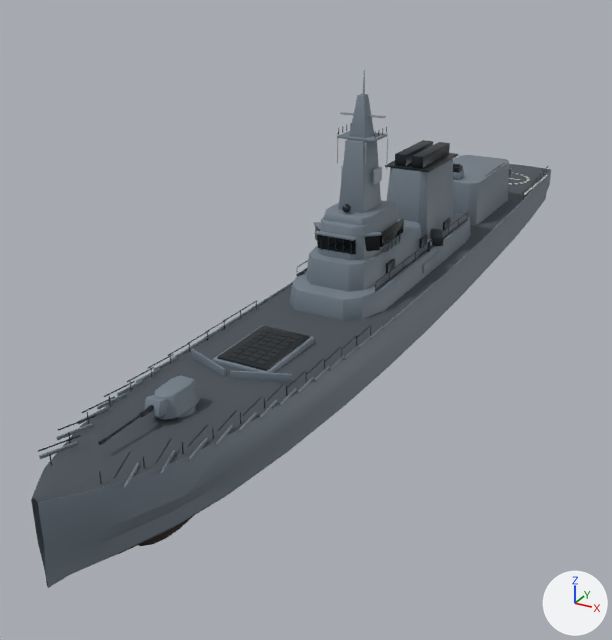
One commit to the glTF model src/assets/models/escort_hull.glb: the scene before it, then after it.
Rendered twice from a 50 mm lens placed at (39.3, -93.1, 41.9), pointed at (-6.5, -9.9, 0.3). The axes (+X, +Y, +Z) are drawn at lower right. The lights are the same throughout. The picture after the commit comes second. Where no turn or scale is listed for an object, it has been applied to the vertices.

Names of what the first picture shows: 'Bridge_Glass', 'Hull', 'SS_EH_HullMat', 'SS_EH_MetalMat', 'SS_EH_SuperMat', 'SS_EH_VLSMat' and 3 more.
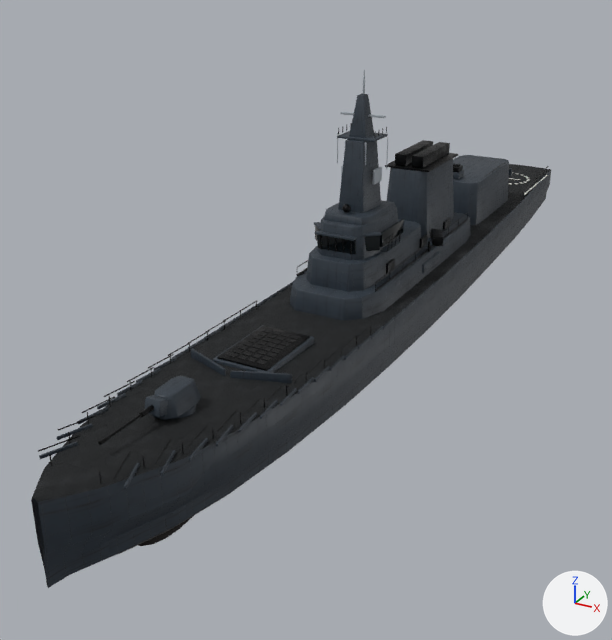
The change, as a list of edits to the scene's bpy script:
```text
Add img_eh_super_orm:
    img_eh_super_orm = load_image('EH_SUPER_orm', '_unpacked/EH_SUPER_orm', 256, 256, 'Non-Color')
Add img_eh_super_nrm:
    img_eh_super_nrm = load_image('EH_SUPER_nrm', '_unpacked/EH_SUPER_nrm', 512, 512, 'Non-Color')
Add img_eh_super_col:
    img_eh_super_col = load_image('EH_SUPER_col', '_unpacked/EH_SUPER_col', 512, 512, 'sRGB')
Add img_eh_nonskid_orm:
    img_eh_nonskid_orm = load_image('EH_NONSKID_orm', '_unpacked/EH_NONSKID_orm', 256, 256, 'Non-Color')
Add img_eh_nonskid_col:
    img_eh_nonskid_col = load_image('EH_NONSKID_col', '_unpacked/EH_NONSKID_col', 512, 512, 'sRGB')
Add img_eh_nonskid_nrm:
    img_eh_nonskid_nrm = load_image('EH_NONSKID_nrm', '_unpacked/EH_NONSKID_nrm', 512, 512, 'Non-Color')
Add img_eh_steel_col:
    img_eh_steel_col = load_image('EH_STEEL_col', '_unpacked/EH_STEEL_col', 512, 512, 'sRGB')
Add img_eh_steel_orm:
    img_eh_steel_orm = load_image('EH_STEEL_orm', '_unpacked/EH_STEEL_orm', 256, 256, 'Non-Color')
Add img_eh_steel_nrm:
    img_eh_steel_nrm = load_image('EH_STEEL_nrm', '_unpacked/EH_STEEL_nrm', 512, 512, 'Non-Color')
Change mat_eh_hullmat:
    remove # nodes: BsdfPrincipled, OutputMaterial
    remove # colours: greyish blue #6e7a85
    nodes: BsdfPrincipled, NormalMap, OutputMaterial, SeparateColor, TexImage x3
    uses the picture img_eh_steel_col
    uses the picture img_eh_steel_nrm
    uses the picture img_eh_steel_orm
Change mat_eh_deckmat:
    remove # nodes: BsdfPrincipled, OutputMaterial
    remove # colours: greyish blue #4a5259
    nodes: BsdfPrincipled, NormalMap, OutputMaterial, SeparateColor, TexImage x3
    uses the picture img_eh_nonskid_col
    uses the picture img_eh_nonskid_nrm
    uses the picture img_eh_nonskid_orm
Change mat_eh_supermat:
    remove # nodes: BsdfPrincipled, OutputMaterial
    remove # colours: greyish blue #74808b
    nodes: BsdfPrincipled, NormalMap, OutputMaterial, SeparateColor, TexImage x3
    uses the picture img_eh_super_col
    uses the picture img_eh_super_nrm
    uses the picture img_eh_super_orm
```

Pixel boxes [x1, y1, x2, y2] of what changed, in the pictures (612 x 640 px):
'Hull', surface changed (greyish blue to black)
    both: [31, 164, 551, 588]
'SS_EH_SuperMat', surface changed (darker)
    both: [145, 94, 512, 420]
'SS_EH_HullMat', surface changed
    both: [39, 170, 552, 489]
